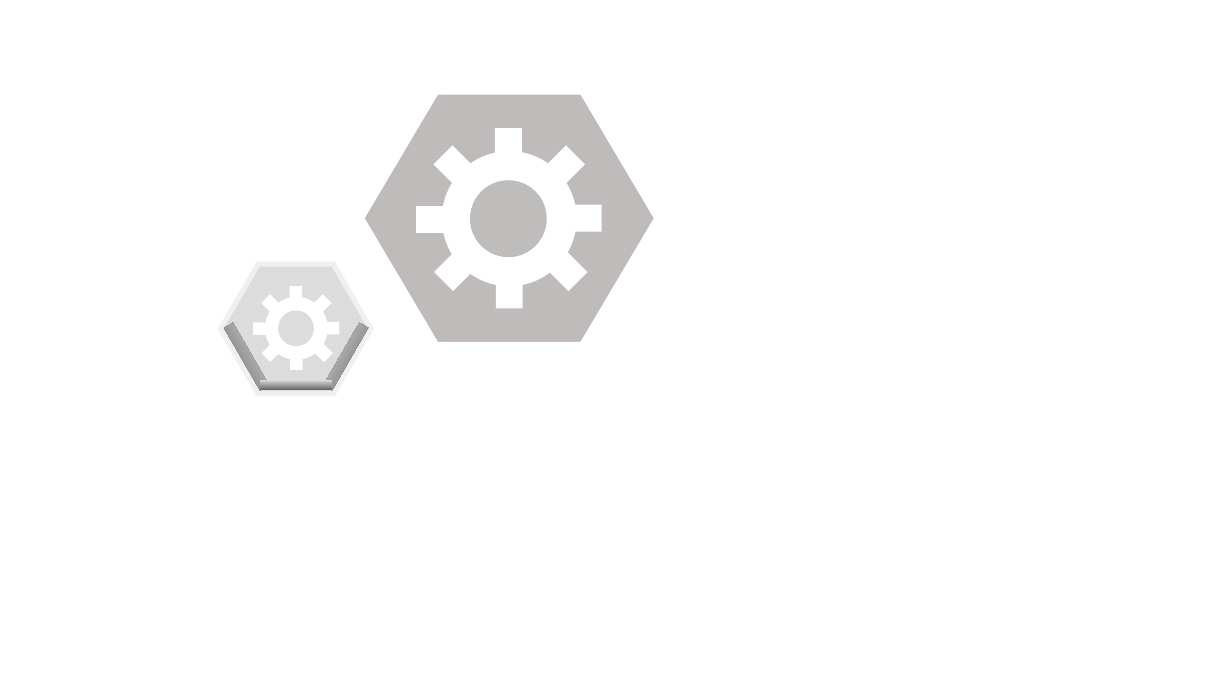
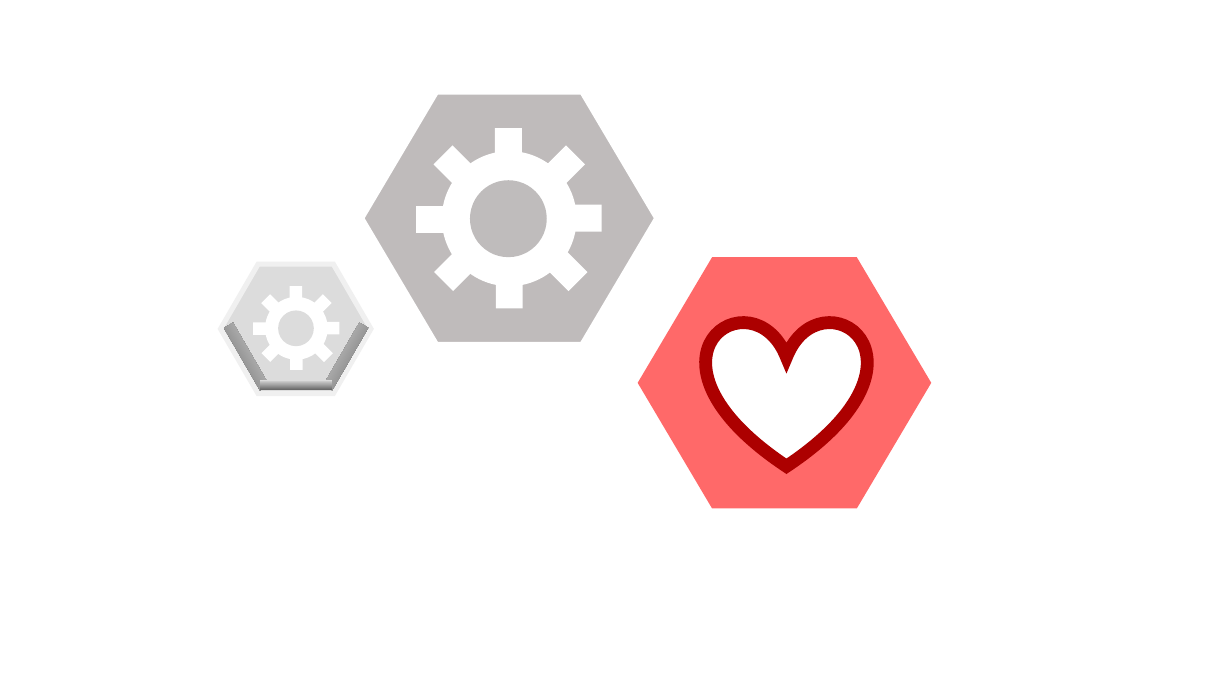
Before and after one commit to SNUGDC/Hextris, a slide deck: slide 1 of Hextris 아트 리소스.pptx. Drawn at 1232x693 pixels with LibreOffice and Linux fonts; fonts in the diff are those of the drawing. Boxes give left, top, right and bottom in pixels: in the first picture for what was removed or moved away, otherwise in the second. Text is boxed around its words. In the diff, an @@ line names an element or a change of style, - is before the commit and + after.

```diff
--- a/Hextris 아트 리소스.pptx
+++ b/Hextris 아트 리소스.pptx
@@ hexagon added at [638,257,932,508], fill #FF6969 @@
@@ heart added at [706,321,867,466], fill #FFFFFF, outline #AC0000 10 pt @@
```
Also in this commit, not shown: 7 other files.
